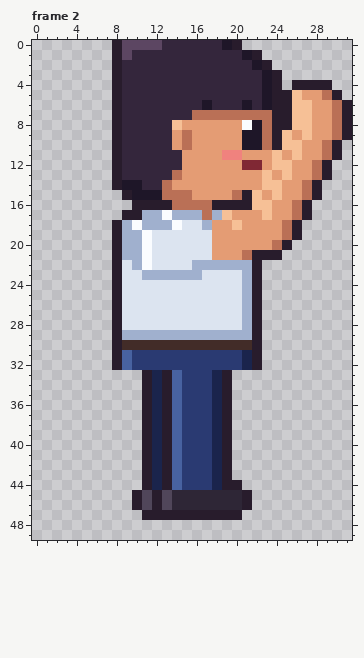
Pixel-art file -- ArtSource/Student/boy_reachup.aseprite. This is how it looked before the edit.
32x50 pixels, 2 frames. Colours within 5 levels of each other are drawn and written as one. Shown: frame 2. The commit also changed other frames, which this record leaves out.
And afterwards:
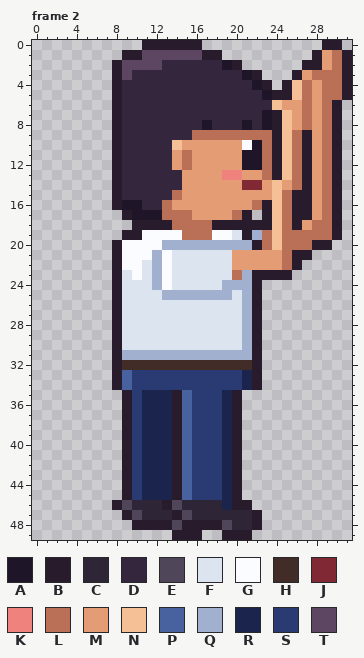
Palette (. is transparent): A #1e1628  B #281c2c  C #2e2636  D #34263c  E #50465a  F #dce4f0  G #fafcff  H #422c28  J #802834  K #f0827e  L #ba7056  M #e49c74  N #f6c096  P #4862a0  Q #a0b0ce  R #1a244c  S #2a3a72  T #5c4662
Difference:
Changed rows in their new state; - is an unchanged pixel.
Frame 2:
first column x 8:
 0 ...BBBBBB....--------BB-
 1 .BBTTTTTTBB....-----BMLB
 2 -TTTT------AB...---BBMLB
 3 -T-----------AB..-BMLLLB
 4 --------------AB.BNLMLLB
 5 -------------------L--LB
 6 ---------D---D-DNMML-LB.
 7 --------DDDDDDDA-NML-LB.
 8 ------DDDADDDADA-NML-LB.
 9 ------DDLLLLLLL---LB-LB.
10 ------NM-----G----LB----
11 ------ML---MMAALBNLB----
12 ------ML-----AALB-LBMLB-
13 ------D----KK--LB-LBMLB-
14 -DD--DD------JJM--LBMLB-
15 BDDDDD-M----MMM--LBBMLB-
16 BAADDLMMMMMMMMLBNLB-MLB-
17 --AAALLLMMMMLB.BNLB-MLB-
18 ..BBBBLLLLBBBBBBN--MLLB-
19 .BB-GGGLLLGGFBQLN-LLLLB-
20 -GG-GQQQQQQQQQBLNLLLBB--
21 -GG-QG----FF-MMMMLBB----
22 -GGFQG--FFFFMMMMMLB-----
23 --GF-GFFF---L--BBB------
24 ----QG-----QQ-----------
25 -----QQQQQQQ------------
first column x 8:
29 -FFFFFFFFFFFF--
30 -FFFFFFFFFFFFQ-
31 -QQQQQQQQQQQQQ-
32 -HHHHHHHHHHHHH-
33 BPSSSSS---SSSRB
34 BPSSSSS---SSSRB
35 -BSR-RBP--SRB--
36 -BSR-RBP--SRB--
37 -BSR-RBP--SRB--
38 -BSR-RBP--SRB--
39 -BSR-RBP--SRB--
40 -BSR-RBP--SRB--
41 -BSR-RBP--SRB--
42 -BSR-RBP--SRB--
43 -BSR-RBP--SRB--
44 -BSR-RBP--SR---
45 -BSRRRBPSSSRB.-
46 BECCCBE----RB--
47 -BECCC-ECCCCCCB
48 --BBBBEBBBBECCB
49 ------BBB--BBB-
Pixel boxes of the changes (left, top, right, bottom) in both pictures:
changed: (112, 40, 352, 540)
